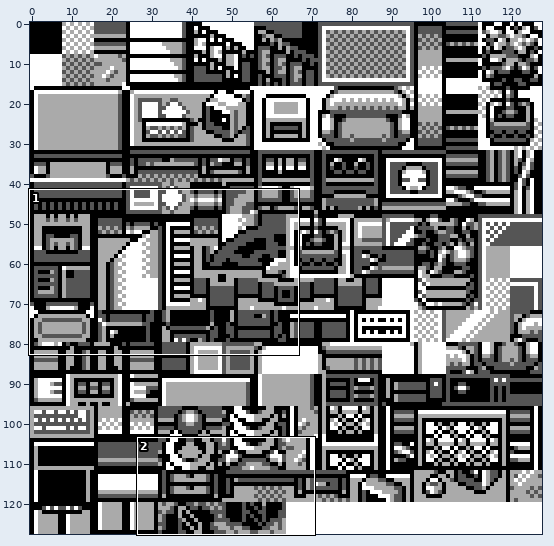
Sprite sheet: gfx/tilesets/facility.png. The first picture is a wide view before the edit; the outline marks the close-up.
Close-up. As it was:
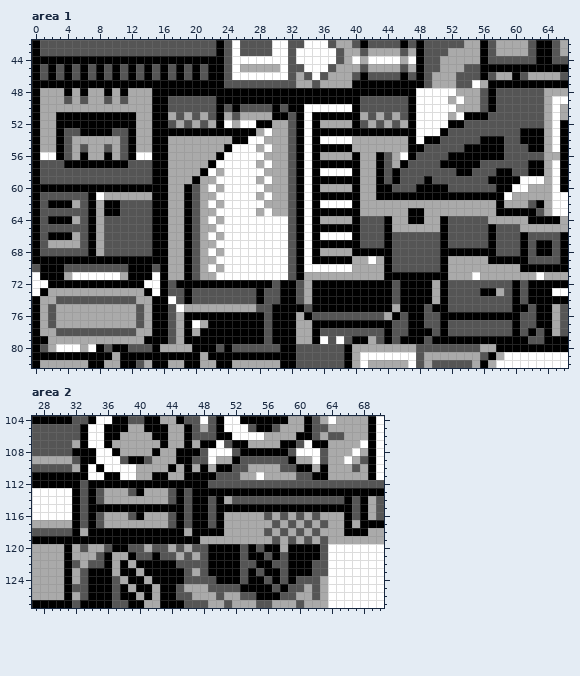
The file is 128x128 pixels. Shown: area 1: x 0..66, y 42..82; area 2: x 27..70, y 104..127.
Now the later version:
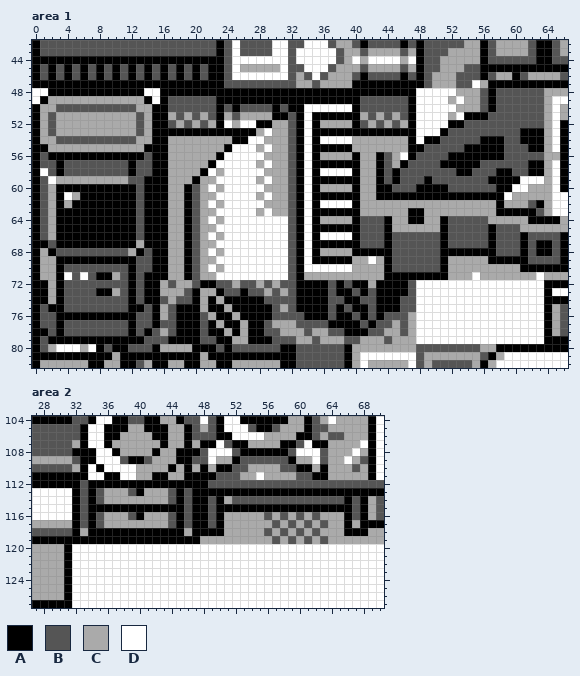
Palette (. is transparent): A #000000  B #555555  C #aaaaaa  D #ffffff
Commit: Removed Printer Code Tweaked facility.png to remove now unused printer tiles.
Edits made:
Changed rows in their new state; - is an unchanged pixel.
Area 1:
first column x 0:
48 DDAA-A-AA-A-AADD------------------------------------------------
49 DA--C-C--C-C--AD------------------------------------------------
50 ---BBBBBBBBBB---------------------------------------------------
51 --BCCCCCCCCCCB--------------------------------------------------
52 --BCCCCCCCCCCB--------------------------------------------------
53 --BCCCCCCCCCCB--------------------------------------------------
54 ---B-BBBBBB-B---------------------------------------------------
55 -A-CC-C--C-CC-A-------------------------------------------------
56 -BA-AA-AA-AA-AB-------------------------------------------------
57 ---ABBBBBBBBA---------------------------------------------------
58 -D-A--------A---------------------------------------------------
59 --DCCCCCCCCC--A-------------------------------------------------
60 -BC----------B--------------------------------------------------
61 --CADCA-AAAAABA-------------------------------------------------
62 --C-CAA-A--AA-A-------------------------------------------------
63 --CAAAA-A--AA-A-------------------------------------------------
64 --C--AA-AAAAA-A-------------------------------------------------
65 --CAAAA-AAAAA-A-------------------------------------------------
66 --C--AA-AAAAA-A-------------------------------------------------
67 -ABAAAA-AAAAACA-------------------------------------------------
68 -CA----BB---CA--------------------------------------------------
69 -CC----------BB-------------------------------------------------
70 ACC----------BBA------------------------------------------------
71 ACC-DB-BAACB-B-A------------------------------------------------
72 AAC-BBBBBBBB-BAAC-CCB--BBCBBCBCBBAA--B-B--C--A-BDDDDDDDDDDDDDDDD
73 A--ABBBBAA-BAB-ACCCBACCA--A-BC-CBAA--B--B-B--A-BDDDDDDDDDDDDDDDD
74 -A-A--------ABA-BC-BACACAAAA---BBAA--BB--BB--ABBDDDDDDDDDDDDDDDD
75 -BAABBBBBBBBAAB-C-AAA-AA-AAAAABCB-A--B-B--B--ABBDDDDDDDDDDDDDDDD
76 -B-AAAAAAAAAA-B-C-A--BC--C---ABBBB-AA-AA-A-ABB-CDDDDDDDDDDDDDDDD
77 -B-ABBBBBBBBA-B-B-A-AB-C--C---CCCBBBB----B-BBC-CDDDDDDDDDDDDDDDD
78 -ABA--------ABABC-A-AB--C-C---BCC-BCC--AAA--CC-CDDDDDDDDDDDDDDDD
79 -BAAAAAAAAAAAABBBAA--BB--CC--ABBB--BCCC-BC-CBCCCDDDDDDDDDDDDDDDD
Area 2:
first column x 32:
120 DDDDDDDDDDDDDDDDDDDDDDDDDDDDDDDD
121 DDDDDDDDDDDDDDDDDDDDDDDDDDDDDDDD
122 DDDDDDDDDDDDDDDDDDDDDDDDDDDDDDDD
123 DDDDDDDDDDDDDDDDDDDDDDDDDDDDDDDD
124 DDDDDDDDDDDDDDDDDDDDDDDDDDDDDDDD
125 DDDDDDDDDDDDDDDDDDDDDDDDDDDDDDDD
126 DDDDDDDDDDDDDDDDDDDDDDDDDDDDDDDD
127 DDDDDDDDDDDDDDDDDDDDDDDDDDDDDDDD
Where, in picture pixels (left, top, right, bottom), the same in both close-ups:
changed: (32, 88, 544, 344)
changed: (72, 544, 328, 608)
